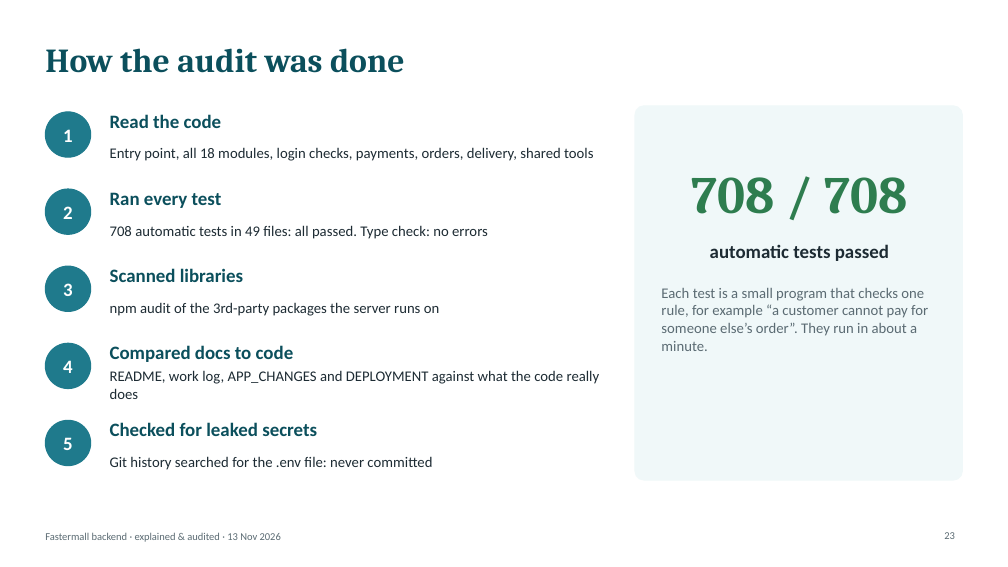
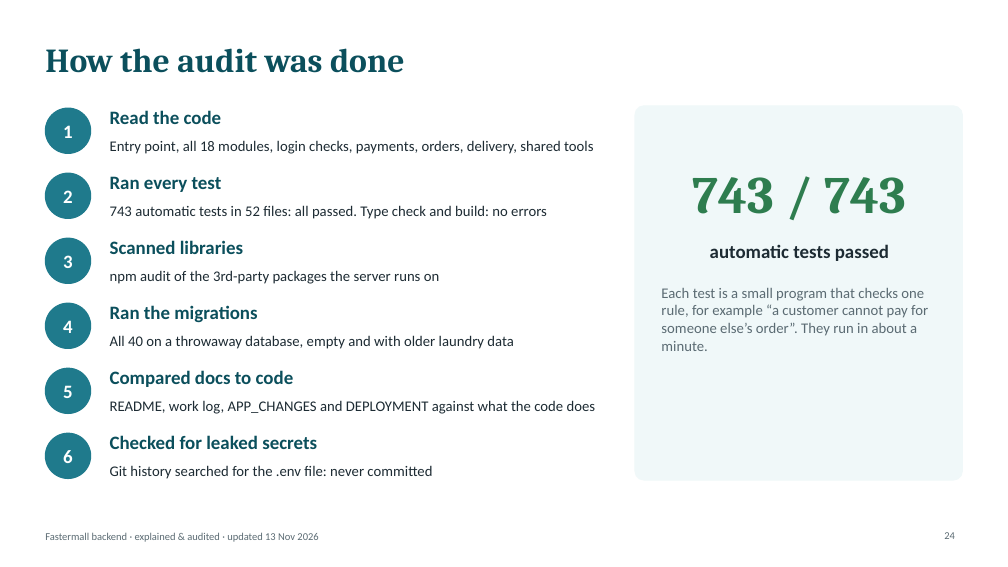
Before and after one commit to chris008123/Fastermall-Backend-, a slide deck: slide 24 of presentation/Fastermall_Backend_Explained.pptx (slide 23 before the commit). Drawn at 1008x567 pixels with LibreOffice and Linux fonts; fonts in the diff are those of the drawing. Boxes give left, top, right and bottom in pixels: in the first picture for what was removed or moved away, otherwise in the second. Text is boxed around its words. In the diff, an @@ line names an element or a change of style, - is before the commit and + after.

```diff
--- a/presentation/Fastermall_Backend_Explained.pptx
+++ b/presentation/Fastermall_Backend_Explained.pptx
@@ 2 texts, 1 ellipse moved together from (x1=45, y1=112, x2=222, y2=157) to (x1=45, y1=108, x2=222, y2=154) @@
@@ text "Entry point, all 18 modules, ..." moved from (x1=110, y1=147, x2=593, y2=161) to (x1=110, y1=140, x2=593, y2=154) @@
@@ 2 texts, 1 ellipse moved together from (x1=45, y1=189, x2=222, y2=234) to (x1=45, y1=173, x2=222, y2=219) @@
@@ text at (x1=693, y1=177, x2=906, y2=214): text changed @@
-708 / 708
+743 / 743
@@ text at (x1=110, y1=205, x2=547, y2=219): text changed @@
-708 automatic tests in 49 files: all passed. Type check: no errors
+743 automatic tests in 52 files: all passed. Type check and build: no errors
@@ 2 texts, 1 ellipse moved together from (x1=45, y1=266, x2=243, y2=312) to (x1=45, y1=238, x2=243, y2=284) @@
@@ text "npm audit of the 3rd-party ..." moved from (x1=110, y1=302, x2=439, y2=316) to (x1=110, y1=270, x2=439, y2=284) @@
@@ text "4" moved from (x1=63, y1=360, x2=73, y2=373) to (x1=63, y1=320, x2=73, y2=333) @@
@@ ellipse added at (x1=45, y1=303, x2=91, y2=349), fill #1F7A8C, outline #1F7A8C 1 pt @@
@@ text added at (x1=110, y1=305, x2=257, y2=323), 18 pt, text #0B4F5C, bold @@
+Ran the migrations
@@ text added at (x1=110, y1=335, x2=513, y2=349), 14 pt, text #1D2B33 @@
+All 40 on a throwaway database, empty and with older laundry data
@@ ellipse moved from (x1=45, y1=343, x2=91, y2=389) to (x1=45, y1=368, x2=91, y2=414) @@
@@ text "5" moved from (x1=63, y1=437, x2=73, y2=450) to (x1=63, y1=385, x2=73, y2=398) @@
@@ text "Compared docs to code" moved from (x1=110, y1=345, x2=294, y2=362) to (x1=110, y1=370, x2=294, y2=387) @@
@@ text at (x1=110, y1=400, x2=596, y2=414): text changed @@
-README, work log, APP_CHANGES and DEPLOYMENT against what the code really does
+README, work log, APP_CHANGES and DEPLOYMENT against what the code does
@@ ellipse moved from (x1=45, y1=420, x2=91, y2=466) to (x1=45, y1=433, x2=91, y2=479) @@
@@ text "Checked for leaked secrets" moved from (x1=110, y1=422, x2=317, y2=436) to (x1=110, y1=435, x2=317, y2=449) @@
@@ text added at (x1=63, y1=450, x2=73, y2=463), 18 pt, text #FFFFFF, bold @@
+6
@@ text "Git history searched for the ..." moved from (x1=110, y1=456, x2=432, y2=470) to (x1=110, y1=465, x2=432, y2=479) @@
@@ text at (x1=45, y1=532, x2=318, y2=542): text changed @@
-Fastermall backend · explained & audited · 13 Nov 2026
+Fastermall backend · explained & audited · updated 13 Nov 2026
@@ page number at (x1=944, y1=532, x2=955, y2=539): text changed @@
-23
+24
```
Also in this commit, not shown: 24 other slides changed, 3 slides added, 2 slides removed, 18 other files.
